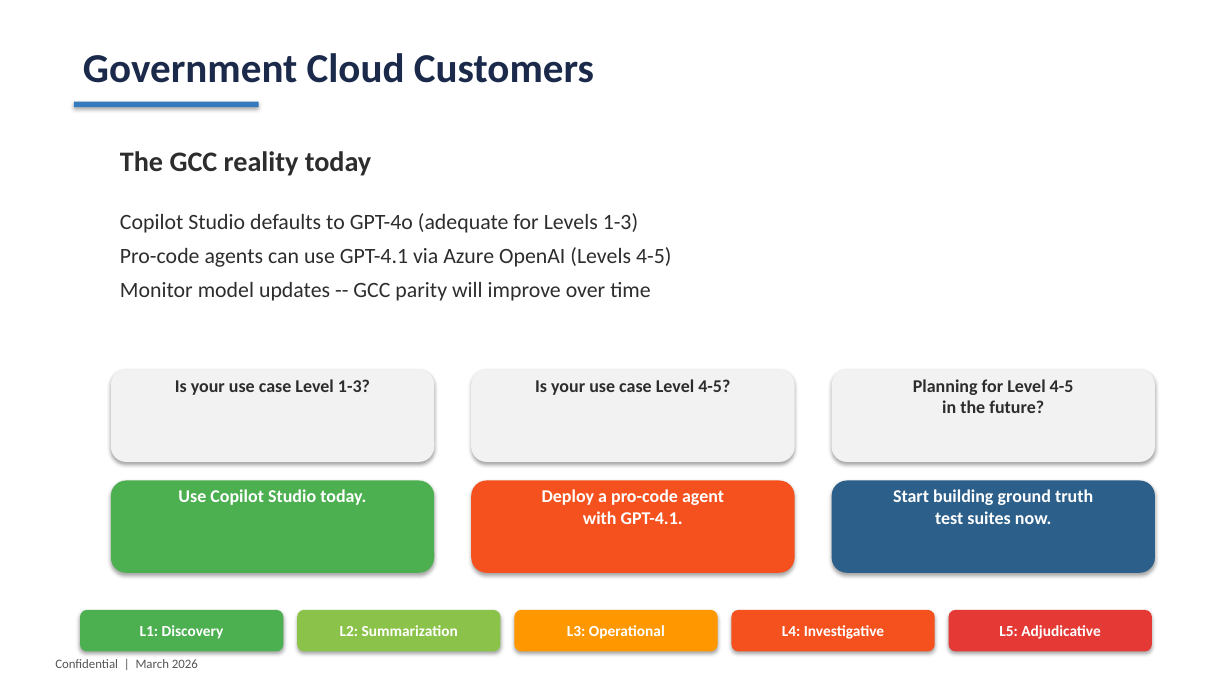
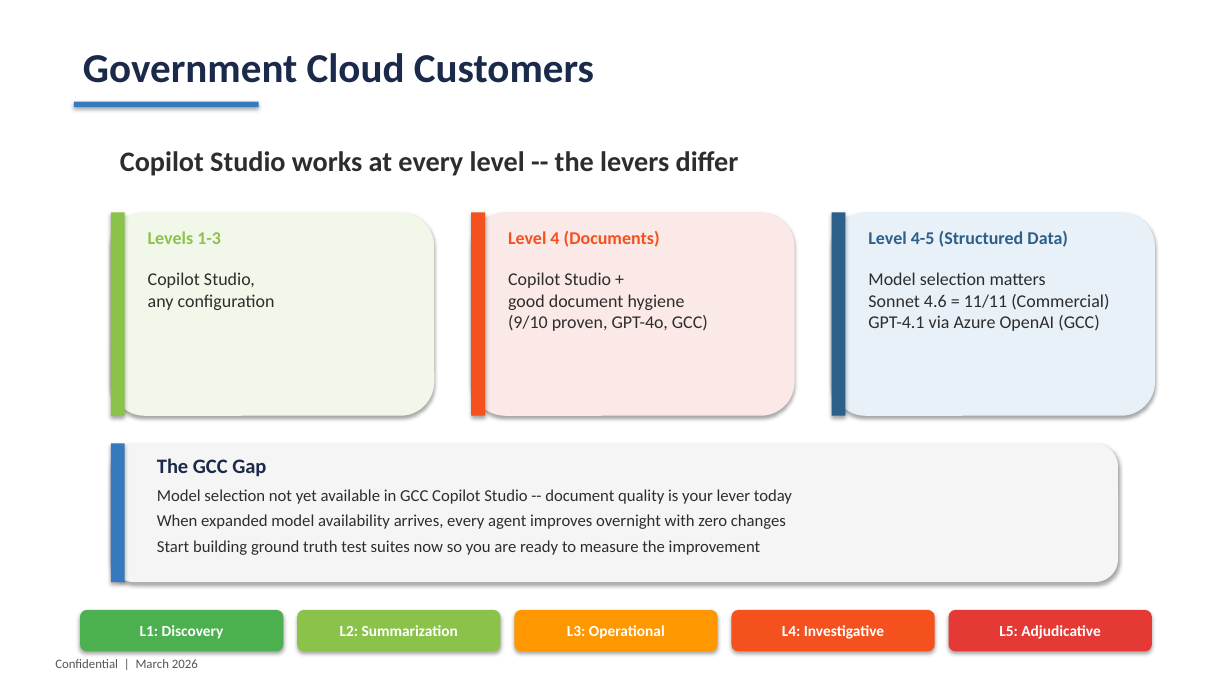
Before and after one commit to pogorman/dss-legal-case-agent, a slide deck: slide 20 of decks/agent-fidelity-spectrum.pptx. Drawn at 1232x693 pixels with LibreOffice and Linux fonts; fonts in the diff are those of the drawing. Boxes give left, top, right and bottom in pixels: in the first picture for what was removed or moved away, otherwise in the second. Text is boxed around its words. In the diff, an @@ line names an element or a change of style, - is before the commit and + after.

```diff
--- a/decks/agent-fidelity-spectrum.pptx
+++ b/decks/agent-fidelity-spectrum.pptx
@@ text at (120, 151, 739, 176): text changed @@
-The GCC reality today
+Copilot Studio works at every level -- the levers differ
@@ rounded rectangle added at (111, 213, 434, 416), fill #F1F8E9 @@
@@ rectangle added at (111, 213, 125, 416), fill #8BC34A @@
@@ text removed at (120, 213, 671, 301) @@
-Copilot Studio defaults to GPT-4o (adequate for Levels 1-3)
-Pro-code agents can use GPT-4.1 via Azure OpenAI (Levels 4-5)
-Monitor model updates -- GCC parity will improve over time
@@ text added at (148, 231, 221, 244), 14 pt, text #8BC34A, bold @@
+Levels 1-3
@@ rounded rectangle added at (471, 213, 795, 416), fill #FBE9E7 @@
@@ rectangle added at (471, 213, 485, 416), fill #F4511E @@
@@ text added at (508, 231, 660, 247), 14 pt, text #F4511E, bold @@
+Level 4 (Documents)
@@ rounded rectangle added at (832, 213, 1155, 416), fill #E8F0F8 @@
@@ rectangle added at (832, 213, 846, 416), fill #2C5F8A @@
@@ text added at (868, 231, 1068, 247), 14 pt, text #2C5F8A, bold @@
+Level 4-5 (Structured Data)
@@ text added at (148, 272, 275, 310), 14 pt, text #2D2D2D @@
+Copilot Studio,
+any configuration
@@ text added at (508, 272, 708, 331), 14 pt, text #2D2D2D @@
+Copilot Studio +
+good document hygiene
+(9/10 proven, GPT-4o, GCC)
@@ text added at (868, 272, 1109, 331), 14 pt, text #2D2D2D @@
+Model selection matters
+Sonnet 4.6 = 11/11 (Commercial)
+GPT-4.1 via Azure OpenAI (GCC)
@@ rounded rectangle removed at (111, 370, 434, 462) @@
@@ text removed at (175, 379, 370, 395) @@
-Is your use case Level 1-3?
@@ rounded rectangle removed at (471, 370, 795, 462) @@
@@ text removed at (535, 379, 730, 395) @@
-Is your use case Level 4-5?
@@ rounded rectangle removed at (832, 370, 1155, 462) @@
@@ text removed at (913, 379, 1074, 413) @@
-Planning for Level 4-5
-in the future?
@@ rounded rectangle added at (111, 444, 1118, 582), fill #F5F5F5 @@
@@ rectangle added at (111, 444, 125, 582), fill #357ABD @@
@@ text added at (157, 458, 266, 477), 16 pt, text #1B2A4A, bold @@
+The GCC Gap
@@ rounded rectangle removed at (111, 481, 434, 573) @@
@@ text added at (157, 489, 792, 555), 13 pt, text #2D2D2D @@
+Model selection not yet available in GCC Copilot Studio -- document quality is your lever today
+When expanded model availability arrives, every agent improves overnight with zero changes
+Start building ground truth test suites now so you are ready to measure the improvement
@@ text removed at (178, 489, 366, 505) @@
-Use Copilot Studio today.
@@ rounded rectangle removed at (471, 481, 795, 573) @@
@@ text removed at (542, 489, 724, 524) @@
-Deploy a pro-code agent
-with GPT-4.1.
@@ rounded rectangle removed at (832, 481, 1155, 573) @@
@@ text removed at (893, 489, 1093, 524) @@
-Start building ground truth
-test suites now.
```
Also in this commit, not shown: 3 other files.
